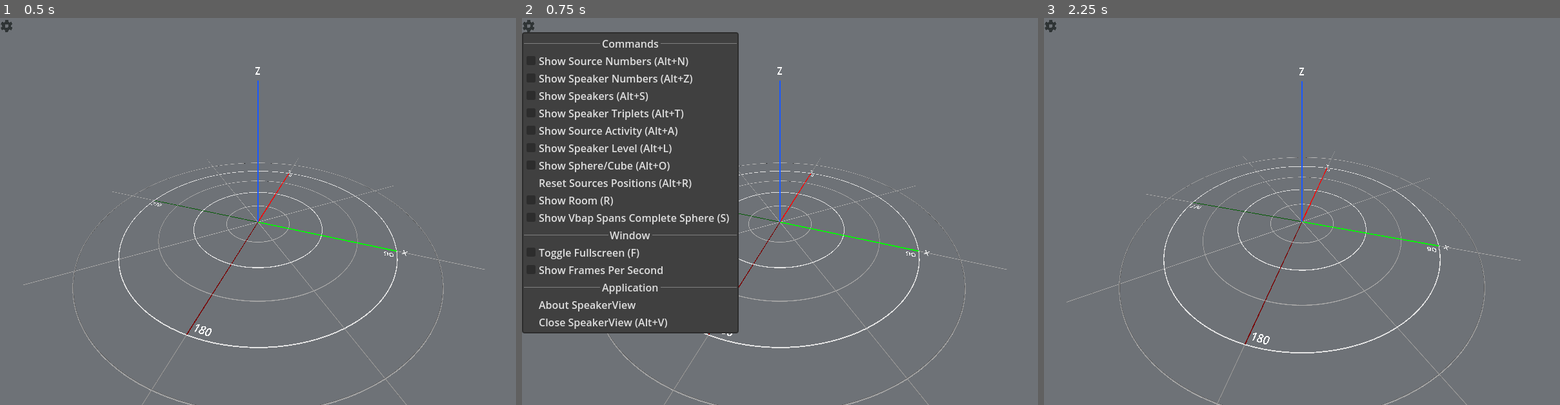
Above: before the commit, frames 1-3 (left to right).
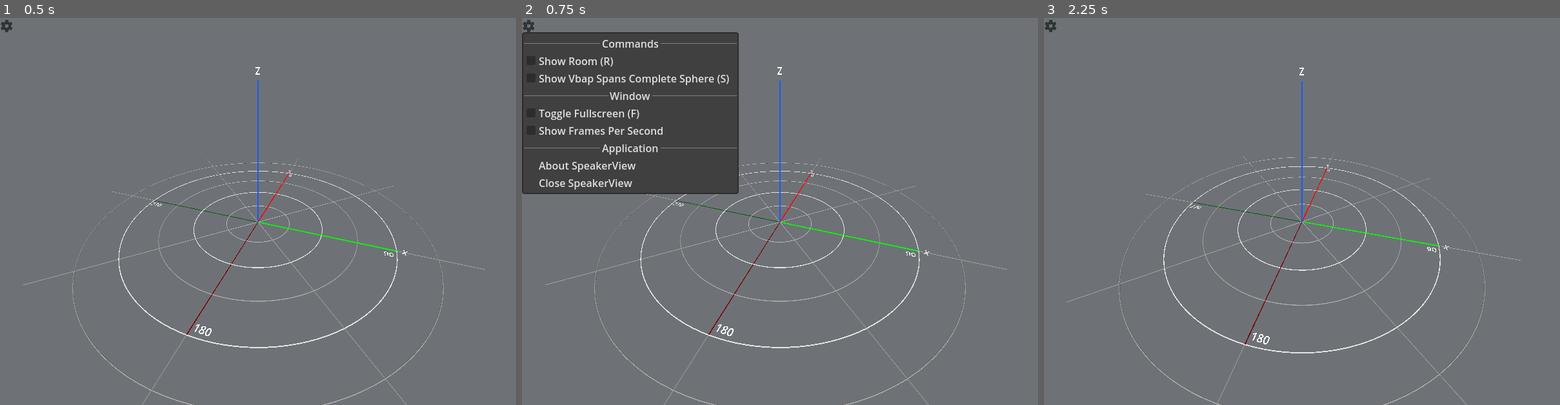
Above: after the commit, the same moments.

Repository: GRIS-UdeM/SpeakerView
Game: Godot game, scene res://scenes/speakerview.tscn
Same seed, same stepped clock (60 frames per second), same inputs: the game is played once before the commit and once after it.
Inputs (mouse positions are in pixels of both pictures, inside the frame that each line leads up to):
- Up to frame 1 (0.5 s): no input
- Up to frame 2 (0.75 s): click (527, 25) at 0.5 s
- Up to frame 3 (2.25 s): tap Enter at 1.25 s; move the mouse to (1415, 192) at 1.27 s; tap R at 1.35 s; click (1415, 192) at 1.42 s; tap N at 1.55 s; tap Space at 2 s; drag from (1198, 230) to (1276, 288) at 2.02 s

Frame 1 is identical in both runs. In frame 2, 17% of the frame differs, in the area x 0-42%, y 10-82%; in frame 3, nothing differs.

Commit message:
Removed (comment out) redundant menu commands with SpatGris

Diff:
--- a/scripts/UI.gd
+++ b/scripts/UI.gd
@@ -1,14 +1,14 @@
 extends Control
 
 enum MenuItemId {SEPARATOR_CMDS=0,
-				SHOW_SOURCE_NUMBERS,
-				SHOW_SPEAKER_NUMBERS,
-				SHOW_SPEAKERS,
-				SHOW_SPEAKER_TRIPLETS,
-				SHOW_SOURCE_ACTIVITY,
-				SHOW_SPEAKER_LEVEL,
-				SHOW_SPHERE_CUBE,
-				RESET_SOURCE_POSITION,
+#				SHOW_SOURCE_NUMBERS,
+#				SHOW_SPEAKER_NUMBERS,
+#				SHOW_SPEAKERS,
+#				SHOW_SPEAKER_TRIPLETS,
+#				SHOW_SOURCE_ACTIVITY,
+#				SHOW_SPEAKER_LEVEL,
+#				SHOW_SPHERE_CUBE,
+#				RESET_SOURCE_POSITION,
 				SHOW_ROOM,
 				SHOW_VBAP_SPANS_COMPLETE_SPHERE,
 				SEPARATOR_WINDOW,
@@ -37,14 +37,14 @@
 	params_node = get_node("MenuBar/Params")
 
 	commands.append("Commands")
-	commands.append("Show Source Numbers")
-	commands.append("Show Speaker Numbers")
-	commands.append("Show Speakers")
-	commands.append("Show Speaker Triplets")
-	commands.append("Show Source Activity")
-	commands.append("Show Speaker Level")
-	commands.append("Show Sphere/Cube")
-	commands.append("Reset Sources Positions")
+#	commands.append("Show Source Numbers")
+#	commands.append("Show Speaker Numbers")
+#	commands.append("Show Speakers")
+#	commands.append("Show Speaker Triplets")
+#	commands.append("Show Source Activity")
+#	commands.append("Show Speaker Level")
+#	commands.append("Show Sphere/Cube")
+#	commands.append("Reset Sources Positions")
 	commands.append("Show Room")
 	commands.append("Show Vbap Spans Complete Sphere")
 	commands.append("Window")
@@ -54,24 +54,24 @@
 	commands.append("About SpeakerView")
 	commands.append("Close SpeakerView")
 
-	var shortcut_string: String
-	match OS.get_name():
-		"Windows", "UWP", "Linux", "FreeBSD", "NetBSD", "OpenBSD", "BSD":
-			shortcut_string = "Alt"
-		"macOS":
-			shortcut_string = "Opt"
+#	var shortcut_string: String
+#	match OS.get_name():
+#		"Windows", "UWP", "Linux", "FreeBSD", "NetBSD", "OpenBSD", "BSD":
+#			shortcut_string = "Alt"
+#		"macOS":
+#			shortcut_string = "Opt"
 
 	params_node.get_popup().add_separator(commands[MenuItemId.SEPARATOR_CMDS], MenuItemId.SEPARATOR_CMDS)
 
-	params_node.get_popup().add_check_item(commands[MenuItemId.SHOW_SOURCE_NUMBERS] + " (" + shortcut_string + "+N)", MenuItemId.SHOW_SOURCE_NUMBERS)
-	params_node.get_popup().add_check_item(commands[MenuItemId.SHOW_SPEAKER_NUMBERS] + " (" + shortcut_string + "+Z)", MenuItemId.SHOW_SPEAKER_NUMBERS)
-	params_node.get_popup().add_check_item(commands[MenuItemId.SHOW_SPEAKERS] + " (" + shortcut_string + "+S)", MenuItemId.SHOW_SPEAKERS)
-	params_node.get_popup().add_check_item(commands[MenuItemId.SHOW_SPEAKER_TRIPLETS] + " (" + shortcut_string + "+T)", MenuItemId.SHOW_SPEAKER_TRIPLETS)
-	params_node.get_popup().add_check_item(commands[MenuItemId.SHOW_SOURCE_ACTIVITY] + " (" + shortcut_string + "+A)", MenuItemId.SHOW_SOURCE_ACTIVITY)
-	params_node.get_popup().add_check_item(commands[MenuItemId.SHOW_SPEAKER_LEVEL] + " (" + shortcut_string + "+L)", MenuItemId.SHOW_SPEAKER_LEVEL)
-	params_node.get_popup().add_check_item(commands[MenuItemId.SHOW_SPHERE_CUBE] + " (" + shortcut_string + "+O)", MenuItemId.SHOW_SPHERE_CUBE)
-
-	params_node.get_popup().add_item(commands[MenuItemId.RESET_SOURCE_POSITION] + " (" + shortcut_string + "+R)", MenuItemId.RESET_SOURCE_POSITION)
+#	params_node.get_popup().add_check_item(commands[MenuItemId.SHOW_SOURCE_NUMBERS] + " (" + shortcut_string + "+N)", MenuItemId.SHOW_SOURCE_NUMBERS)
+#	params_node.get_popup().add_check_item(commands[MenuItemId.SHOW_SPEAKER_NUMBERS] + " (" + shortcut_string + "+Z)", MenuItemId.SHOW_SPEAKER_NUMBERS)
+#	params_node.get_popup().add_check_item(commands[MenuItemId.SHOW_SPEAKERS] + " (" + shortcut_string + "+S)", MenuItemId.SHOW_SPEAKERS)
+#	params_node.get_popup().add_check_item(commands[MenuItemId.SHOW_SPEAKER_TRIPLETS] + " (" + shortcut_string + "+T)", MenuItemId.SHOW_SPEAKER_TRIPLETS)
+#	params_node.get_popup().add_check_item(commands[MenuItemId.SHOW_SOURCE_ACTIVITY] + " (" + shortcut_string + "+A)", MenuItemId.SHOW_SOURCE_ACTIVITY)
+#	params_node.get_popup().add_check_item(commands[MenuItemId.SHOW_SPEAKER_LEVEL] + " (" + shortcut_string + "+L)", MenuItemId.SHOW_SPEAKER_LEVEL)
+#	params_node.get_popup().add_check_item(commands[MenuItemId.SHOW_SPHERE_CUBE] + " (" + shortcut_string + "+O)", MenuItemId.SHOW_SPHERE_CUBE)
+#
+#	params_node.get_popup().add_item(commands[MenuItemId.RESET_SOURCE_POSITION] + " (" + shortcut_string + "+R)", MenuItemId.RESET_SOURCE_POSITION)
 	params_node.get_popup().add_check_item(commands[MenuItemId.SHOW_ROOM] + " (R)", MenuItemId.SHOW_ROOM)
 	params_node.get_popup().add_check_item(commands[MenuItemId.SHOW_VBAP_SPANS_COMPLETE_SPHERE] + " (S)", MenuItemId.SHOW_VBAP_SPANS_COMPLETE_SPHERE)
 
@@ -81,7 +81,7 @@
 
 	params_node.get_popup().add_separator(commands[MenuItemId.SEPARATOR_APP], MenuItemId.SEPARATOR_APP)
 	params_node.get_popup().add_item(commands[MenuItemId.ABOUT_WINDOW], MenuItemId.ABOUT_WINDOW)
-	params_node.get_popup().add_item(commands[MenuItemId.CLOSE_SPEAKERVIEW] + " (" + shortcut_string + "+V)", MenuItemId.CLOSE_SPEAKERVIEW)
+	params_node.get_popup().add_item(commands[MenuItemId.CLOSE_SPEAKERVIEW], MenuItemId.CLOSE_SPEAKERVIEW)
 
 	params_node.get_popup().id_pressed.connect(_on_popup_menu_id_pressed)
 
@@ -91,40 +91,40 @@
 	set_menu_scale()
 
 	var popup = params_node.get_popup()
-	popup.set_item_checked(MenuItemId.SHOW_SOURCE_NUMBERS, speakerview_node.show_source_number)
-	popup.set_item_checked(MenuItemId.SHOW_SPEAKER_NUMBERS, speakerview_node.show_speaker_number)
-	popup.set_item_checked(MenuItemId.SHOW_SPEAKERS, speakerview_node.show_speakers)
-	popup.set_item_checked(MenuItemId.SHOW_SPEAKER_TRIPLETS, speakerview_node.show_speaker_triplets)
-	popup.set_item_checked(MenuItemId.SHOW_SOURCE_ACTIVITY, speakerview_node.show_source_activity)
-	popup.set_item_checked(MenuItemId.SHOW_SPEAKER_LEVEL, speakerview_node.show_speaker_level)
-	popup.set_item_checked(MenuItemId.SHOW_SPHERE_CUBE, speakerview_node.show_sphere_or_cube)
+#	popup.set_item_checked(MenuItemId.SHOW_SOURCE_NUMBERS, speakerview_node.show_source_number)
+#	popup.set_item_checked(MenuItemId.SHOW_SPEAKER_NUMBERS, speakerview_node.show_speaker_number)
+#	popup.set_item_checked(MenuItemId.SHOW_SPEAKERS, speakerview_node.show_speakers)
+#	popup.set_item_checked(MenuItemId.SHOW_SPEAKER_TRIPLETS, speakerview_node.show_speaker_triplets)
+#	popup.set_item_checked(MenuItemId.SHOW_SOURCE_ACTIVITY, speakerview_node.show_source_activity)
+#	popup.set_item_checked(MenuItemId.SHOW_SPEAKER_LEVEL, speakerview_node.show_speaker_level)
+#	popup.set_item_checked(MenuItemId.SHOW_SPHERE_CUBE, speakerview_node.show_sphere_or_cube)
 	popup.set_item_checked(MenuItemId.SHOW_ROOM, show_room)
 	popup.set_item_checked(MenuItemId.SHOW_VBAP_SPANS_COMPLETE_SPHERE, speakerview_node.use_vbap_complete_sphere)
 	popup.set_item_checked(MenuItemId.TOGGLE_FULLSCREEN, get_viewport().get_mode() == Window.MODE_FULLSCREEN)
 	popup.set_item_checked(MenuItemId.SHOW_FRAMES_PER_SECOND, show_framerate)
 
-	popup.set_item_disabled(MenuItemId.SHOW_SPEAKER_TRIPLETS, speakerview_node.spat_mode == speakerview_node.SpatMode.CUBE)
+#	popup.set_item_disabled(MenuItemId.SHOW_SPEAKER_TRIPLETS, speakerview_node.spat_mode == speakerview_node.SpatMode.CUBE)
 
 
 func _on_popup_menu_id_pressed(id: int):
 	match id:
-		MenuItemId.SHOW_SOURCE_NUMBERS:
-			handle_show_source_numbers()
-		MenuItemId.SHOW_SPEAKER_NUMBERS:
-			handle_show_speaker_numbers()
-		MenuItemId.SHOW_SPEAKERS:
-			handle_show_speakers()
-		MenuItemId.SHOW_SPEAKER_TRIPLETS:
-			if speakerview_node.spat_mode != speakerview_node.SpatMode.CUBE:
-				handle_show_speaker_triplets()
-		MenuItemId.SHOW_SOURCE_ACTIVITY:
-			handle_show_source_activity()
-		MenuItemId.SHOW_SPEAKER_LEVEL:
-			handle_show_speaker_level()
-		MenuItemId.SHOW_SPHERE_CUBE:
-			handle_show_sphere_or_cube()
-		MenuItemId.RESET_SOURCE_POSITION:
-			speakerview_node.toggle_reset_sources_positions()
+#		MenuItemId.SHOW_SOURCE_NUMBERS:
+#			handle_show_source_numbers()
+#		MenuItemId.SHOW_SPEAKER_NUMBERS:
+#			handle_show_speaker_numbers()
+#		MenuItemId.SHOW_SPEAKERS:
+#			handle_show_speakers()
+#		MenuItemId.SHOW_SPEAKER_TRIPLETS:
+#			if speakerview_node.spat_mode != speakerview_node.SpatMode.CUBE:
+#				handle_show_speaker_triplets()
+#		MenuItemId.SHOW_SOURCE_ACTIVITY:
+#			handle_show_source_activity()
+#		MenuItemId.SHOW_SPEAKER_LEVEL:
+#			handle_show_speaker_level()
+#		MenuItemId.SHOW_SPHERE_CUBE:
+#			handle_show_sphere_or_cube()
+#		MenuItemId.RESET_SOURCE_POSITION:
+#			speakerview_node.toggle_reset_sources_positions()
 		MenuItemId.SHOW_ROOM:
 			handle_show_room()
 		MenuItemId.SHOW_VBAP_SPANS_COMPLETE_SPHERE:
@@ -140,67 +140,67 @@
 
 func _input(event):
 	if event is InputEventKey:
-		if event.pressed and event.echo == false and event.alt_pressed:
-			if event.keycode == KEY_R:
-				speakerview_node.toggle_reset_sources_positions()
-			elif event.keycode == KEY_N:
-				handle_show_source_numbers()
-			elif event.keycode == KEY_S:
-				handle_show_speakers()
-			elif event.keycode == KEY_T:
-				if speakerview_node.spat_mode != speakerview_node.SpatMode.CUBE:
-					handle_show_speaker_triplets()
-			elif event.keycode == KEY_A:
-				handle_show_source_activity()
-			elif event.keycode == KEY_L:
-				handle_show_speaker_level()
-			elif event.keycode == KEY_O:
-				handle_show_sphere_or_cube()
-			elif event.keycode == KEY_Z:
-				handle_show_speaker_numbers()
-			elif event.keycode == KEY_V:
-				handle_close_speakerview()
-		elif event.pressed and event.get_modifiers_mask() == 0 and event.echo == false and event.keycode == KEY_F:
+#		if event.pressed and event.echo == false and event.alt_pressed:
+#			if event.keycode == KEY_R:
+#				speakerview_node.toggle_reset_sources_positions()
+#			elif event.keycode == KEY_N:
+#				handle_show_source_numbers()
+#			elif event.keycode == KEY_S:
+#				handle_show_speakers()
+#			elif event.keycode == KEY_T:
+#				if speakerview_node.spat_mode != speakerview_node.SpatMode.CUBE:
+#					handle_show_speaker_triplets()
+#			elif event.keycode == KEY_A:
+#				handle_show_source_activity()
+#			elif event.keycode == KEY_L:
+#				handle_show_speaker_level()
+#			elif event.keycode == KEY_O:
+#				handle_show_sphere_or_cube()
+#			elif event.keycode == KEY_Z:
+#				handle_show_speaker_numbers()
+#			elif event.keycode == KEY_V:
+#				handle_close_speakerview()
+		if event.pressed and event.get_modifiers_mask() == 0 and event.echo == false and event.keycode == KEY_F:
 			handle_fullscreen()
 		elif event.pressed and event.get_modifiers_mask() == 0 and event.echo == false and event.keycode == KEY_R:
 			handle_show_room()
 		elif event.pressed and event.get_modifiers_mask() == 0 and event.echo == false and event.keycode == KEY_S:
 			handle_show_vbap_spans_complete_sphere()
 
-func handle_show_source_numbers():
-	speakerview_node.show_source_number = !speakerview_node.show_source_number
-	params_node.get_popup().set_item_checked(MenuItemId.SHOW_SOURCE_NUMBERS, speakerview_node.show_source_number)
-	network_node.send_UDP()
-
-func handle_show_speaker_numbers():
-	speakerview_node.show_speaker_number = !speakerview_node.show_speaker_number
-	params_node.get_popup().set_item_checked(MenuItemId.SHOW_SPEAKER_NUMBERS, speakerview_node.show_speaker_number)
-	network_node.send_UDP()
-
-func handle_show_speakers():
-	speakerview_node.show_speakers = !speakerview_node.show_speakers
-	params_node.get_popup().set_item_checked(MenuItemId.SHOW_SPEAKERS, speakerview_node.show_speakers)
-	network_node.send_UDP()
-
-func handle_show_speaker_triplets():
-	speakerview_node.show_speaker_triplets = !speakerview_node.show_speaker_triplets
-	params_node.get_popup().set_item_checked(MenuItemId.SHOW_SPEAKER_TRIPLETS, speakerview_node.show_speaker_triplets)
-	network_node.send_UDP()
-
-func handle_show_source_activity():
-	speakerview_node.show_source_activity = !speakerview_node.show_source_activity
-	params_node.get_popup().set_item_checked(MenuItemId.SHOW_SOURCE_ACTIVITY, speakerview_node.show_source_activity)
-	network_node.send_UDP()
-
-func handle_show_speaker_level():
-	speakerview_node.show_speaker_level = !speakerview_node.show_speaker_level
-	params_node.get_popup().set_item_checked(MenuItemId.SHOW_SPEAKER_LEVEL, speakerview_node.show_speaker_level)
-	network_node.send_UDP()
-
-func handle_show_sphere_or_cube():
-	speakerview_node.show_sphere_or_cube = !speakerview_node.show_sphere_or_cube
-	params_node.get_popup().set_item_checked(MenuItemId.SHOW_SPHERE_CUBE, speakerview_node.show_sphere_or_cube)
-	network_node.send_UDP()
+#func handle_show_source_numbers():
+#	speakerview_node.show_source_number = !speakerview_node.show_source_number
+#	params_node.get_popup().set_item_checked(MenuItemId.SHOW_SOURCE_NUMBERS, speakerview_node.show_source_number)
+#	network_node.send_UDP()
+#
+#func handle_show_speaker_numbers():
+#	speakerview_node.show_speaker_number = !speakerview_node.show_speaker_number
+#	params_node.get_popup().set_item_checked(MenuItemId.SHOW_SPEAKER_NUMBERS, speakerview_node.show_speaker_number)
+#	network_node.send_UDP()
+#
+#func handle_show_speakers():
+#	speakerview_node.show_speakers = !speakerview_node.show_speakers
+#	params_node.get_popup().set_item_checked(MenuItemId.SHOW_SPEAKERS, speakerview_node.show_speakers)
+#	network_node.send_UDP()
+#
+#func handle_show_speaker_triplets():
+#	speakerview_node.show_speaker_triplets = !speakerview_node.show_speaker_triplets
+#	params_node.get_popup().set_item_checked(MenuItemId.SHOW_SPEAKER_TRIPLETS, speakerview_node.show_speaker_triplets)
+#	network_node.send_UDP()
+#
+#func handle_show_source_activity():
+#	speakerview_node.show_source_activity = !speakerview_node.show_source_activity
+#	params_node.get_popup().set_item_checked(MenuItemId.SHOW_SOURCE_ACTIVITY, speakerview_node.show_source_activity)
+#	network_node.send_UDP()
+#
+#func handle_show_speaker_level():
+#	speakerview_node.show_speaker_level = !speakerview_node.show_speaker_level
+#	params_node.get_popup().set_item_checked(MenuItemId.SHOW_SPEAKER_LEVEL, speakerview_node.show_speaker_level)
+#	network_node.send_UDP()
+#
+#func handle_show_sphere_or_cube():
+#	speakerview_node.show_sphere_or_cube = !speakerview_node.show_sphere_or_cube
+#	params_node.get_popup().set_item_checked(MenuItemId.SHOW_SPHERE_CUBE, speakerview_node.show_sphere_or_cube)
+#	network_node.send_UDP()
 
 func handle_show_room():
 	var floor_deep_node = room_node.get_node("floor_deep")
